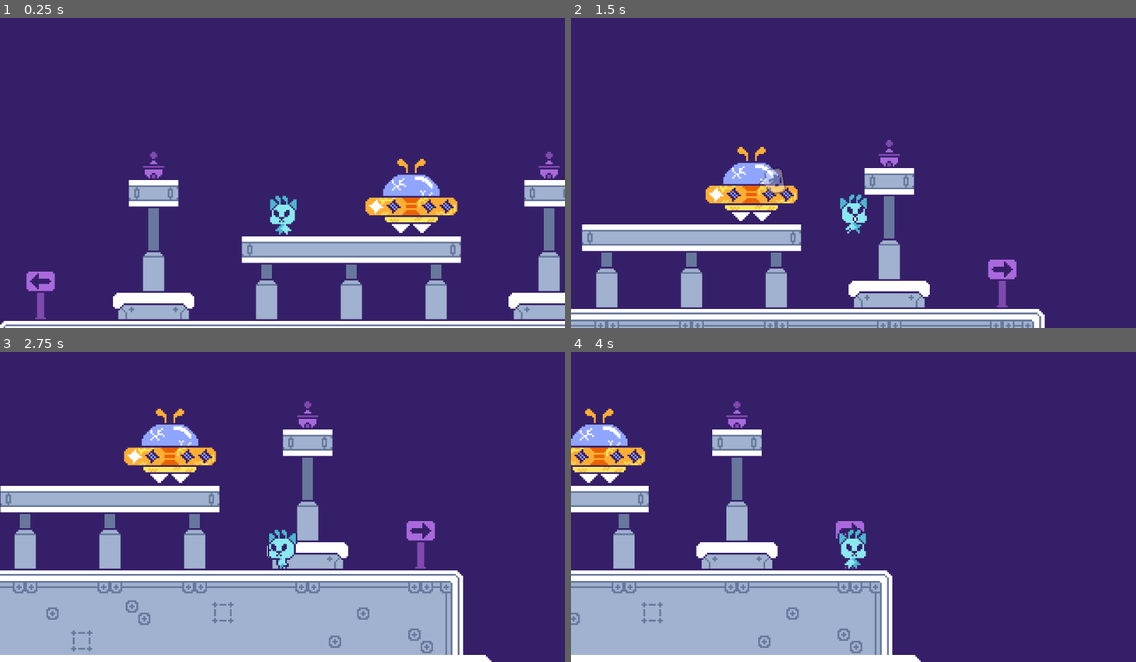
Above: before the commit, frames 1-4 (two rows, left to right).
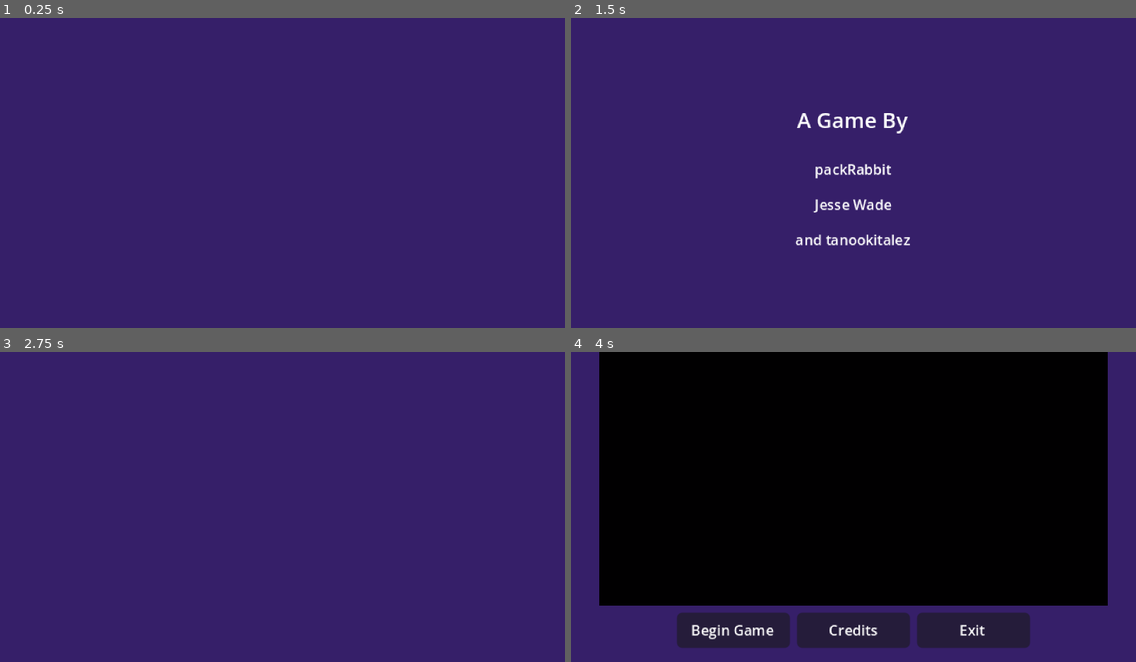
Above: after the commit, the same moments.

Repository: Zazorah/secret-santa-2025
Game: Godot game, scene res://Menus/Title Screen/Menu_TitleScreen.tscn
Same seed, same stepped clock (60 frames per second), same inputs: the game is played once before the commit and once after it. Before the commit the project starts from res://World/Placeholder/CraterCounty.tscn. Sound files missing from this copy of the repository are replaced by a short silence.
Inputs (mouse positions are in pixels of both pictures, inside the frame that each line leads up to):
- Up to frame 1 (0.25 s): no input
- Up to frame 2 (1.5 s): tap Enter (pause) at 0.5 s; move the mouse to (977, 157) at 0.52 s; hold Space (advance_text) 0.53-1.28 s; hold D (move_right) from 0.53 s (still down); move the mouse to (740, 188) at 1.27 s; tap Shift (beam) at 1.35 s
- Up to frame 3 (2.75 s): move the mouse to (339, 438) at 2.02 s; release D (move_right) at 2.03 s; hold A (move_left) from 2.03 s (still down); hold W (interact) from 2.03 s (still down)
- Up to frame 4 (4 s): move the mouse to (825, 569) at 2.77 s; release A (move_left) at 2.78 s; release W (interact) at 2.78 s; hold D (move_right) 2.78-3.5 s; tap Mouse wheel up (zoom_in) at 2.85 s; click (853, 631) at 3.5 s, where only the run after the commit has a clickable "Credits"

The runs differ from the first frame. In frame 1, 15% of the frame differs, in the area x 0-100%, y 43-100%; in frame 2, 17%; in frame 3, 34%; in frame 4, 88%, in the area x 0-95%, y 0-100%.

Commit message:
Title screen implemented

Diff:
--- a/Menus/Title Screen/Menu_TitleScreen.tscn
+++ b/Menus/Title Screen/Menu_TitleScreen.tscn
@@ -290,7 +290,7 @@
 layout_mode = 2
 size_flags_horizontal = 4
 
-[node name="HBoxContainer" type="HBoxContainer" parent="Menu/Options"]
+[node name="Button Container" type="HBoxContainer" parent="Menu/Options"]
 layout_mode = 1
 anchors_preset = 5
 anchor_left = 0.5
@@ -300,13 +300,13 @@
 grow_horizontal = 2
 alignment = 1
 
-[node name="Begin Option" type="Button" parent="Menu/Options/HBoxContainer"]
+[node name="Begin Option" type="Button" parent="Menu/Options/Button Container"]
 custom_minimum_size = Vector2(64, 20)
 layout_mode = 2
 size_flags_horizontal = 6
 size_flags_vertical = 0
 
-[node name="RichTextLabel" type="RichTextLabel" parent="Menu/Options/HBoxContainer/Begin Option"]
+[node name="RichTextLabel" type="RichTextLabel" parent="Menu/Options/Button Container/Begin Option"]
 layout_mode = 0
 offset_right = 64.0
 offset_bottom = 20.0
@@ -316,13 +316,13 @@
 horizontal_alignment = 1
 vertical_alignment = 1
 
-[node name="Credits Option" type="Button" parent="Menu/Options/HBoxContainer"]
+[node name="Credits Option" type="Button" parent="Menu/Options/Button Container"]
 custom_minimum_size = Vector2(64, 20)
 layout_mode = 2
 size_flags_horizontal = 6
 size_flags_vertical = 0
 
-[node name="RichTextLabel" type="RichTextLabel" parent="Menu/Options/HBoxContainer/Credits Option"]
+[node name="RichTextLabel" type="RichTextLabel" parent="Menu/Options/Button Container/Credits Option"]
 layout_mode = 0
 offset_right = 64.0
 offset_bottom = 20.0
@@ -332,13 +332,13 @@
 horizontal_alignment = 1
 vertical_alignment = 1
 
-[node name="Exit Option" type="Button" parent="Menu/Options/HBoxContainer"]
+[node name="Exit Option" type="Button" parent="Menu/Options/Button Container"]
 custom_minimum_size = Vector2(64, 20)
 layout_mode = 2
 size_flags_horizontal = 6
 size_flags_vertical = 0
 
-[node name="RichTextLabel" type="RichTextLabel" parent="Menu/Options/HBoxContainer/Exit Option"]
+[node name="RichTextLabel" type="RichTextLabel" parent="Menu/Options/Button Container/Exit Option"]
 layout_mode = 0
 offset_right = 64.0
 offset_bottom = 20.0
--- a/Menus/Title Screen/TitleScreenController.gd
+++ b/Menus/Title Screen/TitleScreenController.gd
@@ -8,9 +8,12 @@
 
 # Node references
 @onready var logo = $Menu/Logo
+@onready var button_container := $"Menu/Options/Button Container"
 
 # State
-var inputs_enabled
+var inputs_enabled: bool = false
+var cursor_index: int = 0
+var highlighted_button: Button
 
 func _ready() -> void:
 	# Hide both node-types
@@ -32,6 +35,20 @@
 
 	_setup_buttons()
 	_enable_controls()
+
+func _input(event: InputEvent) -> void:
+	if not inputs_enabled:
+		return
+
+	if event.is_action_pressed("move_left"): # A/Left
+		if cursor_index > 0:
+			cursor_index -= 1
+			_update_highlighted_button()
+
+	if event.is_action_pressed("move_right"): # D/Right
+		if cursor_index < button_container.get_child_count() - 1:
+			cursor_index += 1
+			_update_highlighted_button()
 
 func _do_credits_entrance() -> void:
 	var tween = get_tree().create_tween()
@@ -70,7 +87,36 @@
 	await tween.finished
 
 func _setup_buttons() -> void:
-	pass
+	# Begin Button
+	var begin_button = $"Menu/Options/Button Container/Begin Option"
+	begin_button.pressed.connect(
+		func():
+			GameManager.begin_new_game()
+			inputs_enabled = false
+
+			# HACK - Wait a set amount of time and then die.
+			await get_tree().create_timer(0.5).timeout
+			queue_free()
+	)
+
+	# Credits Button
+	var credits_button = $"Menu/Options/Button Container/Credits Option"
+	credits_button.pressed.connect(
+		func():
+			print("Showing Credits!")
+	)
+
+	# Exit Button
+	var exit_button = $"Menu/Options/Button Container/Exit Option"
+	exit_button.pressed.connect(
+		func():
+			get_tree().quit()
+	)
 
 func _enable_controls() -> void:
-	pass
+	inputs_enabled = true
+	_update_highlighted_button()
+
+func _update_highlighted_button() -> void:
+	highlighted_button = button_container.get_child(cursor_index)
+	highlighted_button.grab_focus()
--- a/Utility/GameManager.gd
+++ b/Utility/GameManager.gd
@@ -48,9 +48,7 @@
 var interaction_queue: Array[Variant]
 
 func _ready() -> void:
-	# NOTE - Check if the game has some loadable save here.
-	#        Just loading a new game for now.
-	create_new_game()
+	create_new_game_save() # Placeholder state.
 
 func _process(_delta: float) -> void:
 	# Action Queue
@@ -63,8 +61,23 @@
 	if action:
 		action.method.call()
 
+func begin_new_game() -> void:
+	create_new_game_save()
+
+	# Create transition
+	const TRANS_SCENE := preload("res://Utility/Transition/Transition.tscn")
+	var trans_inst = TRANS_SCENE.instantiate() as Transition
+	get_tree().root.add_child(trans_inst)
+
+	await trans_inst.screen_filled
+
+	# Load starting room
+	const START_ROOM_SCENE := preload("res://World/Placeholder/TestRoom.tscn")
+	var room_inst = START_ROOM_SCENE.instantiate() as Room
+	load_room(room_inst)
+
 # Set up global state to act as a new save.
-func create_new_game() -> void:
+func create_new_game_save() -> void:
 	ship_data = ShipData.new()
 	star_data = StarData.new()
 
@@ -100,7 +113,7 @@
 
 	if show_ui:
 		var indicator = AREA_UI.instantiate()
-		add_child(indicator)
+		get_tree().root.add_child(indicator)
 
 func load_room(room: Node2D) -> void:
 	if room is not Room:
--- a/World/Placeholder/TestRoom.tscn
+++ b/World/Placeholder/TestRoom.tscn
@@ -1,7 +1,8 @@
-[gd_scene load_steps=19 format=4 uid="uid://b0gsog6fd8xua"]
+[gd_scene load_steps=20 format=4 uid="uid://b0gsog6fd8xua"]
 
 [ext_resource type="PackedScene" uid="uid://cxa7e1h621ru5" path="res://Entities/Characters/Player/PlayerCharacter.tscn" id="1_c3ubo"]
 [ext_resource type="Script" uid="uid://c1u3337rkmd6x" path="res://Utility/Camera.gd" id="1_chg7e"]
+[ext_resource type="Script" path="res://World/Room.gd" id="1_j6e0t"]
 [ext_resource type="Texture2D" uid="uid://b57secrkx3qc6" path="res://World/Tilesets/Assets/tilesetbuildings.png" id="2_07v8v"]
 [ext_resource type="TileSet" uid="uid://vtji68yn4ypp" path="res://World/Tilesets/Placeholder.tres" id="3_8h5r4"]
 [ext_resource type="PackedScene" uid="uid://tc44ygkw6ah1" path="res://Props/Crate/PropCrate.tscn" id="3_t0rno"]
@@ -187,6 +188,7 @@
 metadata/_custom_type_script = "uid://dag17lve21slw"
 
 [node name="TestRoom" type="Node2D"]
+script = ExtResource("1_j6e0t")
 
 [node name="Camera" type="Camera2D" parent="."]
 offset = Vector2(0, -36)
--- a/project.godot
+++ b/project.godot
@@ -11,7 +11,7 @@
 [application]
 
 config/name="Fix The Sky"
-run/main_scene="uid://ot4hj6ymrn7n"
+run/main_scene="uid://b3rlglxkmniwt"
 config/features=PackedStringArray("4.5", "Forward Plus")
 config/icon="res://icon.svg"
 
